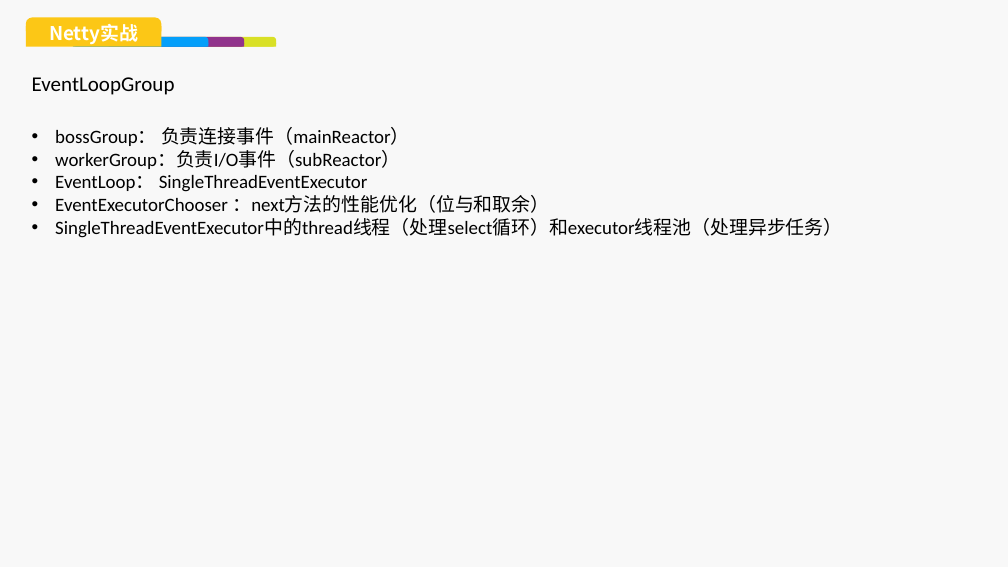
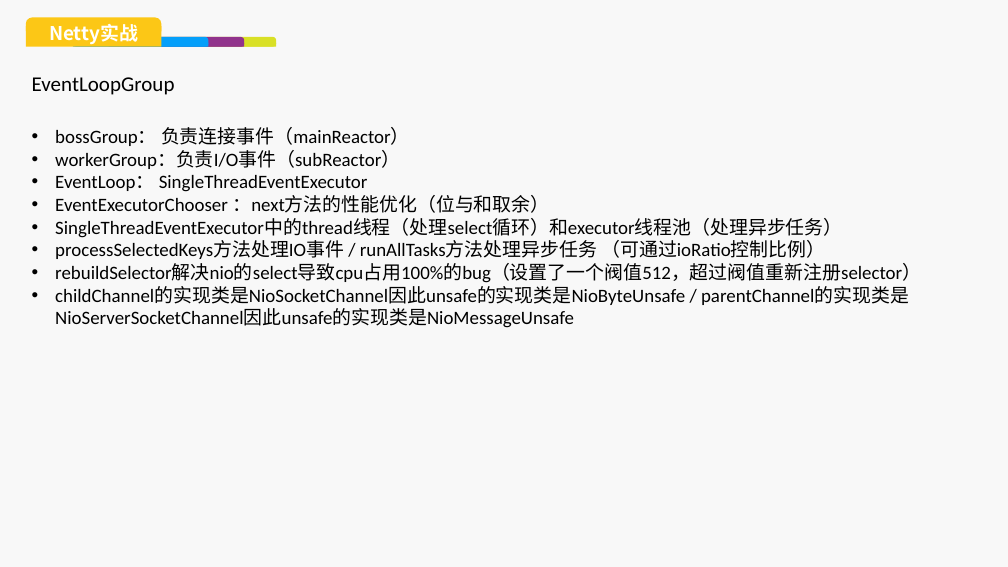
Before and after one commit to stupidsupermanla/netty_study, a slide deck: slide 19 of ppt/NIO&NETTY初窥.pptx. Drawn at 1008x567 pixels with LibreOffice and Linux fonts; fonts in the diff are those of the drawing; background and template pictures are left out. Boxes give left, top, right and bottom in pixels: in the first picture for what was removed or moved away, otherwise in the second. Text is boxed around its words. In the diff, an @@ line names an element or a change of style, - is before the commit and + after.

```diff
--- a/ppt/NIO&NETTY初窥.pptx
+++ b/ppt/NIO&NETTY初窥.pptx
@@ text at bbox=[55, 240, 921, 305]: paragraphs added @@
+• processSelectedKeys方法处理IO事件 / runAllTasks方法处理异步任务 （可通过ioRatio控制比例）
+• rebuildSelector解决nio的select导致cpu占用100%的bug（设置了一个阀值512，超过阀值重新注册selector）
+• childChannel的实现类是NioSocketChannel因此unsafe的实现类是NioByteUnsafe / parentChannel的实现类是NioServerSocketChannel因此unsafe的实现类是NioMessageUnsafe
```
Also in this commit, not shown: 3 other slides changed, 11 other files.
